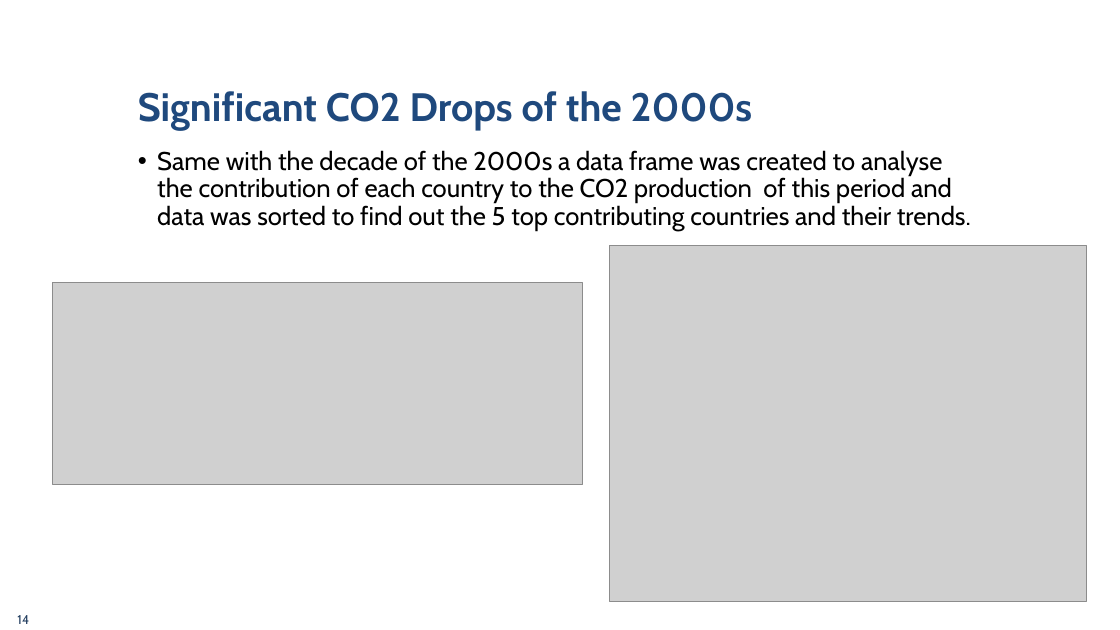
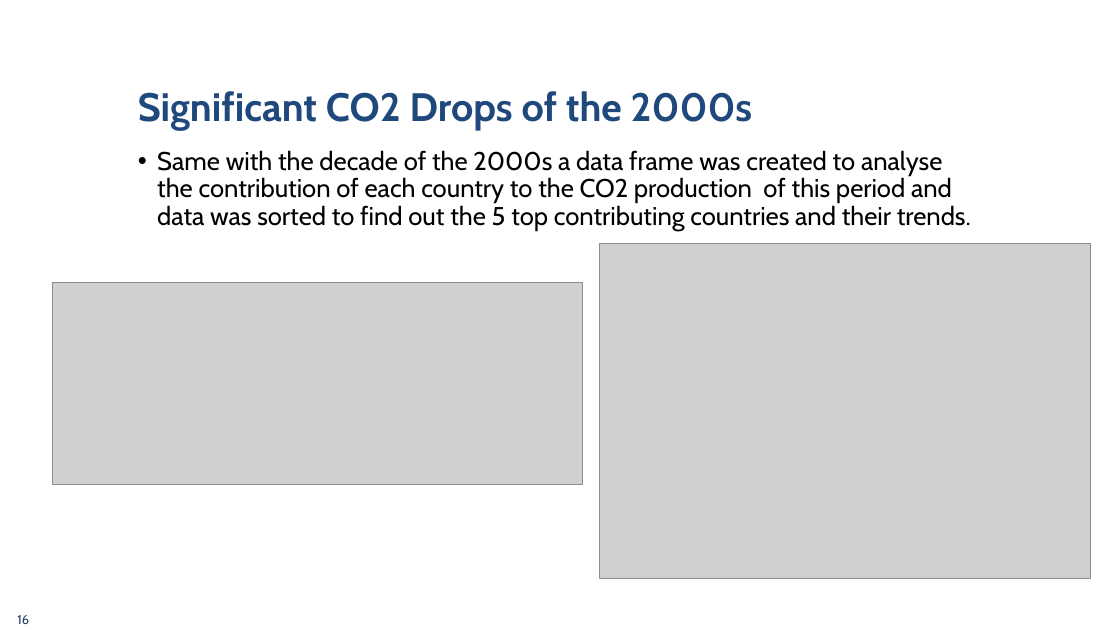
Before and after one commit to AnaTipps/Project_1, a slide deck: slide 16 of World CO2 Emission.pptx (slide 14 before the commit). Drawn at 1120x630 pixels with LibreOffice and Linux fonts; fonts in the diff are those of the drawing; grey boxes stand for pictures. Boxes give left, top, right and bottom in pixels: in the first picture for what was removed or moved away, otherwise in the second. Text is boxed around its words. In the diff, an @@ line names an element or a change of style, - is before the commit and + after.

```diff
--- a/World CO2 Emission.pptx
+++ b/World CO2 Emission.pptx
@@ picture: place and size @@
-picture at [610,245,1087,601]
+picture at [600,244,1091,579]
@@ page number at [17,615,29,624]: text changed @@
-14
+16
```
Also in this commit, not shown: 1 other slide changed, 2 slides added.
